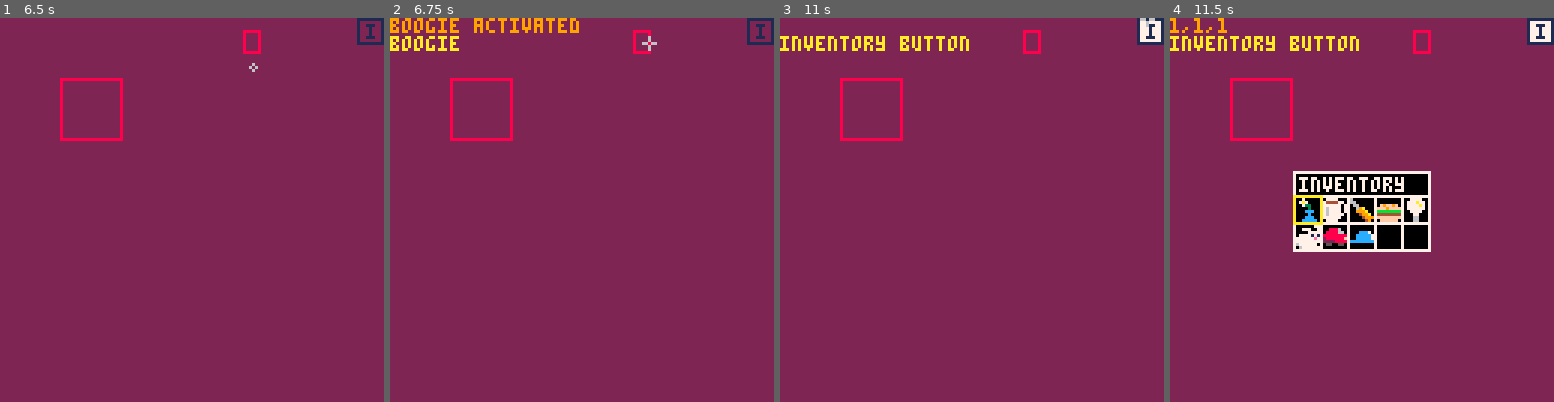
Above: before the commit, frames 1-4 (left to right).
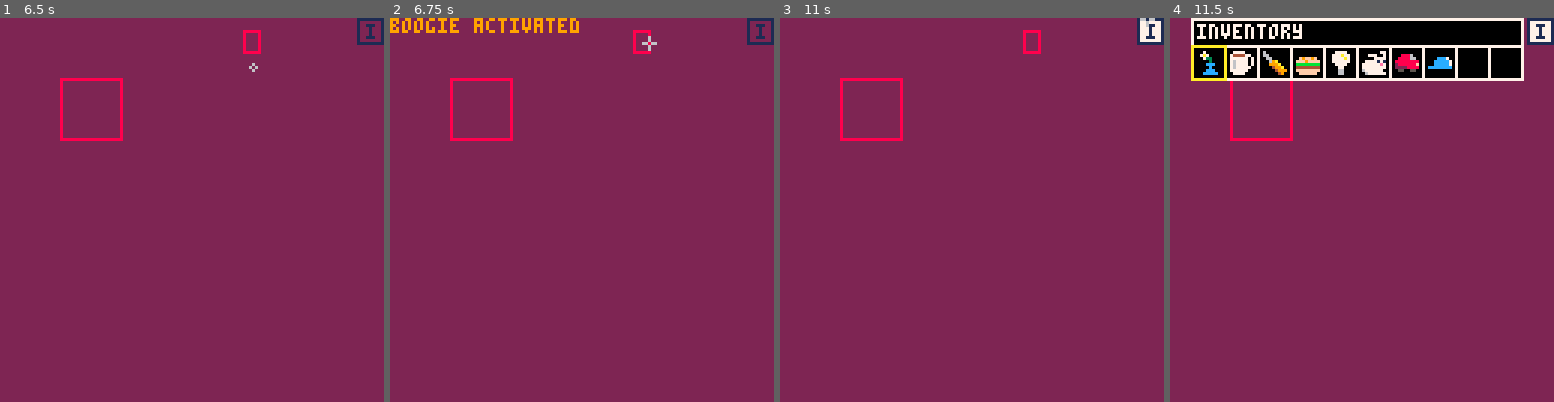
Above: after the commit, the same moments.

Repository: LuosRestil/pico8
Game: PICO-8 cartridge room/room.p8
Two runs of this game, one before a commit and one after it. Both use one fixed random seed, a clock stepped at 60 frames per second and the inputs below.
Inputs:
- Up to frame 1 (6.5 s): tap O (Z key) at 0.33, 1.07, 2.22, 3.72, 5.22 s; tap Down at 0.7 s; tap X (X key) at 1.43, 2.07, 2.82, 3.57, 4.32, 5.07, 5.82 s; hold Up 1.97-2.63 s; hold Right 2.68-3.02 s; hold Down 3.07-3.73 s; hold Left 3.78-4.12 s; hold Up 4.17-4.5 s; hold Left 4.55-5.05 s; hold Right 5.1-5.93 s; hold Up from 5.98 s (still down)
- Up to frame 2 (6.75 s): tap X (X key) at 6.57 s; release Up at 6.65 s; hold Right from 6.7 s (still down); tap O (Z key) at 6.72 s
- Up to frame 3 (11 s): release Right at 7.03 s; hold Down 7.08-7.75 s; tap X (X key) every 0.75 s from 7.32 to 10.32 s; hold Left 7.8-8.13 s; hold Up 8.18-8.52 s; tap O (Z key) at 8.22, 9.72 s; hold Left 8.57-9.07 s; hold Right 9.12-9.95 s; hold Up 10-10.67 s; hold Right from 10.72 s (still down)
- Up to frame 4 (11.5 s): release Right at 11.05 s; tap X (X key) at 11.07 s; hold Down from 11.1 s (still down); tap O (Z key) at 11.22 s

Frame 1 is identical in both runs. In frame 2, 0.4% of the frame differs, in the area x 0-18%, y 4-9%; in frame 3, 0.9%; in frame 4, 22%, in the area x 0-93%, y 0-61%.

Commit message:
more inventory stuff

Diff:
--- a/room/room.p8
+++ b/room/room.p8
@@ -75,34 +75,12 @@
 	end
 end
 
-function update_inv()
-	if btnp(➡️) and inv_idx<10 then
-		inv_idx+=1
-	elseif btnp(⬅️) and inv_idx>1 then
-		inv_idx-=1
-	elseif btnp(⬆️) and inv_idx>5 then
-		inv_idx-=5
-	elseif btnp(⬇️) and inv_idx<6 then
-		inv_idx+=5
-	elseif btnp(🅾️) then
-		active_item=inv[inv_idx]
-	elseif btnp(❎) then
-		inv_open=false
-	end
-end
-
 --todo
 --[[
-*cursor is active item
-*exclamation point indicates
-	hover
 *add item title to
 	inventory window
 *add item description to
 	inventory window
-*make inventory window one
-	long row? then we can fit
-	the description underneath.
 ]]
 
 function _draw()
@@ -113,23 +91,50 @@
 	if inv_open then
 		draw_inv()
 	else
-		draw_ptr(ptr)
+		draw_ptr()
 		draw_msg()
 	end
 	--debugging stuff
 	draw_dbg()
-	draw_hovered()
+--	draw_hovered()
 end
 
 function draw_ptr()
+	if active_item~=nil then
+		draw_item_ptr()
+	else
+		draw_normal_ptr()
+	end
+end
+
+function draw_item_ptr()
+	assert(active_item~=nil)
+	spr(
+		active_item.sp,
+		ptr.x-4,ptr.y-4)
+	if hovered_item~=nil then
+		draw_hover_bang()
+	end
+end
+
+function draw_hover_bang()
+	line(
+		ptr.x+5,ptr.y-5,
+		ptr.x+5,ptr.y-3,
+		clrs.yellow)
+	pset(ptr.x+5,ptr.y-1,
+		clrs.yellow)
+end
+
+function draw_normal_ptr()
 	if hovered_item==nil then
-		draw_normal_ptr()
+		draw_sm_ptr()
 	else
-		draw_hover_ptr()
-	end
-end
-
-function draw_normal_ptr()
+		draw_lg_ptr()
+	end
+end
+
+function draw_sm_ptr()
 	sspr(
 		ptr_spr.x,
 		ptr_spr.y,
@@ -139,7 +144,7 @@
 		ptr.y-1)
 end
 
-function draw_hover_ptr()
+function draw_lg_ptr()
 	sspr(
 		ptr_spr_l.x,
 		ptr_spr_l.y,
@@ -226,56 +231,134 @@
 		clrs.yellow)
 end
 
+
+-->8
+--rooms
+function init_rooms()
+	return {
+		start=init_room_start()
+	}
+end
+
+function init_room_start()
+	return {
+		items={
+			test={
+				name="test item",
+				pos={x=20,y=20},
+				w=20,h=20,
+				txt=[[a profoundly
+uninteresting
+test item.]],
+				draw=function(self) end,
+				activate=function(self) end
+			},
+			test2={
+				name="boogie",
+				pos={x=81,y=4},
+				w=5,h=7,
+				txt=[[sometimes you just
+gotta boogie]],
+				draw=function(self) end,
+				activate=function(self)
+					dbg="boogie activated"
+				end
+			}
+		}
+	}
+end
+
+function draw_hitbox(item)
+	rect(
+		item.pos.x,
+		item.pos.y,
+		item.pos.x+item.w,
+		item.pos.y+item.h,
+		clrs.red)
+end
+-->8
+--clrs
+clrs={
+	black=0,
+	navy=1,
+	purple=2,
+	green=3,
+	brown=4,
+	charcoal=5,
+	grey=6,
+	white=7,
+	red=8,
+	orange=9,
+	yellow=10,
+	lime=11,
+	blue=12,
+	lavender=13,
+	pink=14,
+	peach=15
+}
+-->8
+--inventory
+-->8
+--util
+function txt_w(txt)
+	return #txt*3+#txt-1
+end
+-->8
+--inventory
+local w=110
+local h=20
+local x=7
+
+function update_inv()
+	if btnp(➡️) and inv_idx<10 then
+		inv_idx+=1
+	elseif btnp(⬅️) and inv_idx>1 then
+		inv_idx-=1
+	elseif btnp(⬆️) and inv_idx>5 then
+		inv_idx-=5
+	elseif btnp(⬇️) and inv_idx<6 then
+		inv_idx+=5
+	elseif btnp(🅾️) then
+		active_item=inv[inv_idx]
+		inv_open=false
+		set_ptr_from_inv()
+	elseif btnp(❎) then
+		inv_open=false
+		set_ptr_from_inv()
+	end
+end
+
+function set_ptr_from_inv()
+	ptr.x=x+(inv_idx-1)*11+6
+	ptr.y=15
+end
+
 function draw_inv()
-	local w=43
-	local h=24
-	local padx=(128-w)/2
-	local pady=(128-h)/2
-	--background
+	--bg
 	rectfill(
-		padx,pady,
-		padx+w,pady+h,
-		clrs.black)
+		x,0,x+w,h,clrs.black)
 	--border
-	rect(
-		padx-1,pady-1,
-		padx+w+1,pady+h+1,
-		clrs.white)
-	--title
+	rect(x,0,x+w,h,clrs.white)
+	--boxes
+	for i=0,9 do
+		local bx=x+i*11
+		local by=9
+		rect(
+			bx,by,bx+11,by+11,
+			clrs.white)
+	end
+	--header
 	print(
-		"inventory",
-		padx+1,pady+1,
-		clrs.white)
-	--slots
-	line(
-		padx,pady+7,
-		padx+w,pady+7,
-		clrs.white)
-	line(
-		padx,pady+16,
-		padx+w,pady+16,
-		clrs.white)
-	for i=1,5 do
-		local x=padx+i*9-1
-		line(
-			x,pady+8,
-			x,pady+h,
-			clrs.white)
-	end
+		"inventory",x+2,2,clrs.white)
 	--items
 	for i,item in ipairs(inv) do
-		local col=(i-1)%5+1
-		local row=ceil(i/5)
-		local x=padx+(col-1)*9
-		local y=pady+8+(row-1)*9
-		spr(item.sp,x,y)
-	end
-	local col=(inv_idx-1)%5+1
-	local row=ceil(inv_idx/5)
-	local x=padx+(col-1)*9-1
-	local y=pady+row*9-2
-	dbg=""..inv_idx..","..col..","..row
-	rect(x,y,x+9,y+9,clrs.yellow)
+		local ix=x+(i-1)*11+2
+		spr(item.sp,ix,11)
+	end
+	--highlight
+	local hx=x+(inv_idx-1)*11
+	rect(hx,9,hx+11,20,
+		clrs.yellow)
 end
 
 function init_inv_btn()
@@ -310,9 +393,6 @@
 
 function draw_inv_btn()
 	inv_btn:draw()
---	if draw_hitboxes then
---		draw_hitbox(inv_btn)
---	end
 end
 
 function init_test_inv()
@@ -368,70 +448,6 @@
 		},
 	}
 end
--->8
---rooms
-function init_rooms()
-	return {
-		start=init_room_start()
-	}
-end
-
-function init_room_start()
-	return {
-		items={
-			test={
-				name="test item",
-				pos={x=20,y=20},
-				w=20,h=20,
-				txt=[[a profoundly
-uninteresting
-test item.]],
-				draw=function(self) end,
-				activate=function(self) end
-			},
-			test2={
-				name="boogie",
-				pos={x=81,y=4},
-				w=5,h=7,
-				txt=[[sometimes you just
-gotta boogie]],
-				draw=function(self) end,
-				activate=function(self)
-					dbg="boogie activated"
-				end
-			}
-		}
-	}
-end
-
-function draw_hitbox(item)
-	rect(
-		item.pos.x,
-		item.pos.y,
-		item.pos.x+item.w,
-		item.pos.y+item.h,
-		clrs.red)
-end
--->8
---clrs
-clrs={
-	black=0,
-	navy=1,
-	purple=2,
-	green=3,
-	brown=4,
-	charcoal=5,
-	grey=6,
-	white=7,
-	red=8,
-	orange=9,
-	yellow=10,
-	lime=11,
-	blue=12,
-	lavender=13,
-	pink=14,
-	peach=15
-}
 __gfx__
 00000000007000000777700060000000000000000000000000000000000000000000000000000000000000000000000000000000000000000000000000000000
 0000000007a700007444477066000000000000000000000000000000000000000000000000000000000000000000000000000000000000000000000000000000
